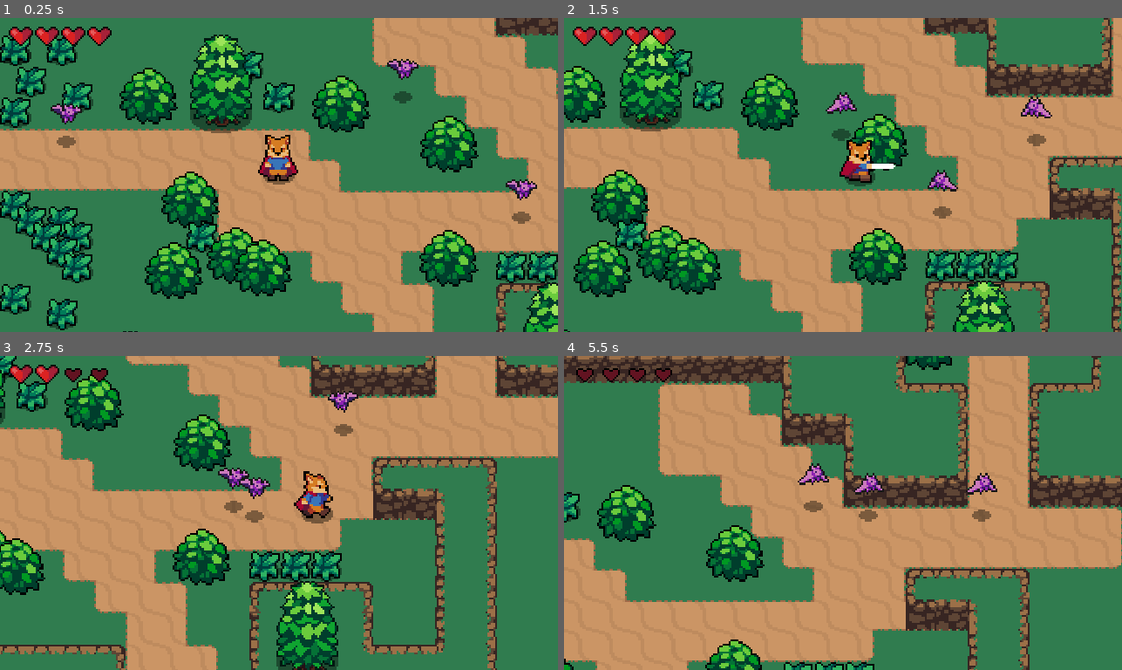
Above: before the commit, frames 1-4 (two rows, left to right).
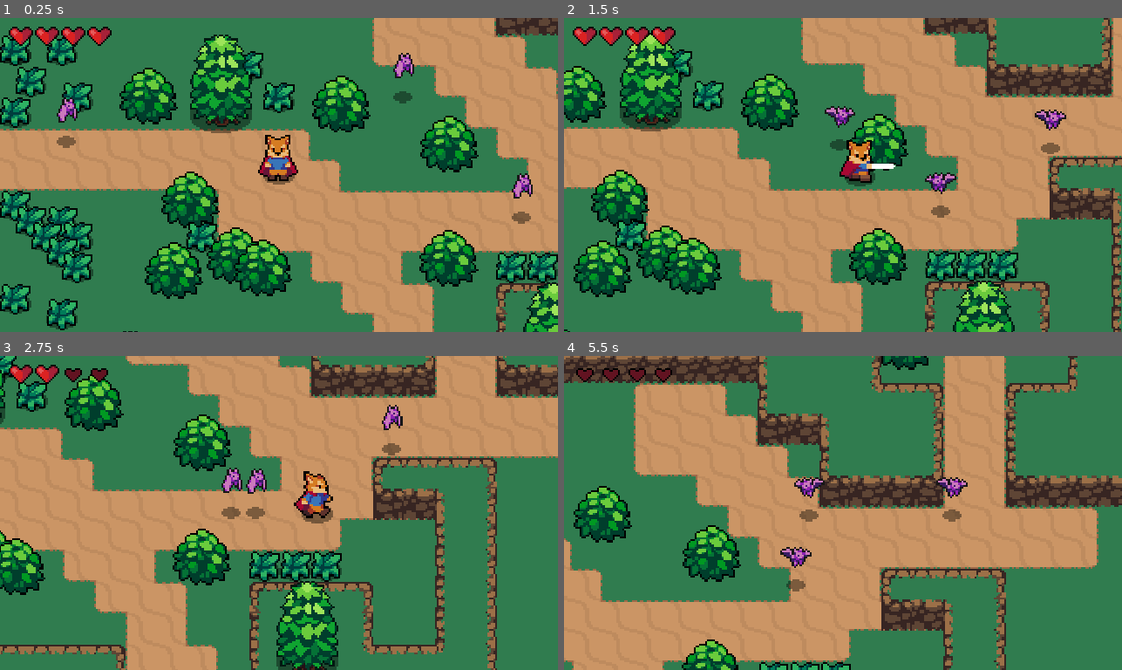
Above: after the commit, the same moments.

Repository: lefev/heart_beast_rpg
Game: Godot game, scene res://scenes/main/Main.tscn
Two runs of this game, one before a commit and one after it. Both use one fixed random seed, a clock stepped at 60 frames per second and the inputs below.
Inputs (mouse positions are in pixels of both pictures, inside the frame that each line leads up to):
- Up to frame 1 (0.25 s): no input
- Up to frame 2 (1.5 s): move the mouse to (965, 159) at 0.52 s; hold D (move_right) 0.53-1.28 s; tap K (roll) at 0.6 s; move the mouse to (731, 190) at 1.27 s; hold S (move_down) from 1.28 s (still down); click (731, 190) at 1.35 s
- Up to frame 3 (2.75 s): tap K (roll) at 1.55, 2.1 s; move the mouse to (334, 443) at 2.02 s; release S (move_down) at 2.03 s; hold D (move_right) from 2.03 s (still down)
- Up to frame 4 (5.5 s): move the mouse to (815, 575) at 2.77 s; release D (move_right) at 2.78 s; hold W (move_up) 2.78-3.53 s; tap K (roll) at 2.85, 3.8, 4.35, 5.1 s; move the mouse to (1010, 560) at 3.52 s; hold A (move_left) 3.53-5.03 s; click (1010, 560) at 3.6 s; move the mouse to (675, 465) at 4.27 s; move the mouse to (870, 513) at 5.02 s; hold S (move_down) from 5.03 s (still down)

The runs differ from the first frame. In frame 1, 0.8% of the frame differs, in the area x 9-97%, y 11-59%; in frame 2, 1.3%; in frame 3, 1.3%; in frame 4, 29%, in the area x 0-100%, y 0-100%.

Commit message:
refactor

Diff:
--- a/tiny_quest/WanderController.gd
+++ b/tiny_quest/WanderController.gd
@@ -1,22 +1,27 @@
 extends Node2D
+
+export(int) var wander_distance = 50
 
 onready var start_position = global_position
 onready var target_position = global_position
-export(int) var wander_distance = 32
+
+onready var timer = $Timer
 
 func _ready() -> void:
 	update_target_position()
 
+
 func update_target_position():
-	var target = Vector2(rand_range(wander_distance, -wander_distance), rand_range(wander_distance, -wander_distance))
+	var target = Vector2(rand_range(-wander_distance, wander_distance), rand_range(-wander_distance, wander_distance))
 	target_position = start_position + target
 
-func set_timer(duration):
-	$Timer.start(duration)
+
+func start_wander_timer(duration):
+	timer.start(duration)
 
 
 func get_time_left():
-	return $Timer.time_left
+	return timer.time_left
 
 
 func _on_Timer_timeout() -> void:
--- a/tiny_quest/entities/enemies/Bat.gd
+++ b/tiny_quest/entities/enemies/Bat.gd
@@ -25,6 +25,7 @@
 # exports
 export var acceleration = 500
 export var friction = 200
+export var wander_distance = 4
 
 func _ready() -> void:
 	randomize()
@@ -38,24 +39,21 @@
 			velocity = velocity.move_toward(Vector2.ZERO, friction * delta)
 			seek_player()
 			if wander_controller.get_time_left() == 0:
-				current_state = pick_random_state([IDLE, WANDER])
-				wander_controller.set_timer(rand_range(1, 3))
+				update_random_state()
+
 		WANDER:
+			seek_player()
 			if wander_controller.get_time_left() == 0:
-				current_state = pick_random_state([IDLE, WANDER])
-				wander_controller.set_timer(rand_range(1, 3))
+				update_random_state()
+				accelerate_towards(wander_controller.target_position, delta)
 
-				var direction = global_position.direction_to(wander_controller.target_position)
-				velocity = velocity.move_toward(direction * stats.max_speed, acceleration * delta)
+				if global_position.distance_to(wander_controller.target_position) <= wander_distance:
+					update_random_state()
 
-				if global_position.distance_to(wander_controller.target_position) <= 4:
-					current_state = pick_random_state([IDLE, WANDER])
-					wander_controller.set_timer(rand_range(1, 3))
 		CHASE:
 			var player = detection_zone.player
 			if player != null:
-				var direction = global_position.direction_to(player.global_position)
-				velocity = velocity.move_toward(direction * stats.max_speed, acceleration * delta)
+				accelerate_towards(player.global_position, delta)
 			else:
 				current_state = IDLE
 
@@ -69,6 +67,16 @@
 func pick_random_state(state_list : Array):
 	state_list.shuffle()
 	return state_list.pop_front()
+
+
+func update_random_state():
+	current_state = pick_random_state([IDLE, WANDER])
+	wander_controller.start_wander_timer(rand_range(1, 3))
+
+
+func accelerate_towards(point, delta):
+	var direction = global_position.direction_to(point)
+	velocity = velocity.move_toward(direction * stats.max_speed, acceleration * delta)
 
 
 func seek_player() -> void:
--- a/tiny_quest/entities/enemies/Bat.tscn
+++ b/tiny_quest/entities/enemies/Bat.tscn
@@ -62,7 +62,7 @@
 [node name="AnimatedSprite" type="AnimatedSprite" parent="."]
 frames = SubResource( 6 )
 animation = "Animation"
-frame = 1
+frame = 4
 playing = true
 offset = Vector2( 0, -12 )
 
@@ -101,13 +101,11 @@
 shape = SubResource( 11 )
 
 [node name="WanderController" parent="." instance=ExtResource( 9 )]
+
 [connection signal="area_entered" from="HurtBox" to="." method="_on_HurtBox_area_entered"]
 [connection signal="no_health" from="Stats" to="." method="_on_Stats_no_health"]
 
 [editable path="HurtBox"]
-
 [editable path="DetectionZone"]
-
 [editable path="HitBox"]
-
 [editable path="SoftCollision"]
